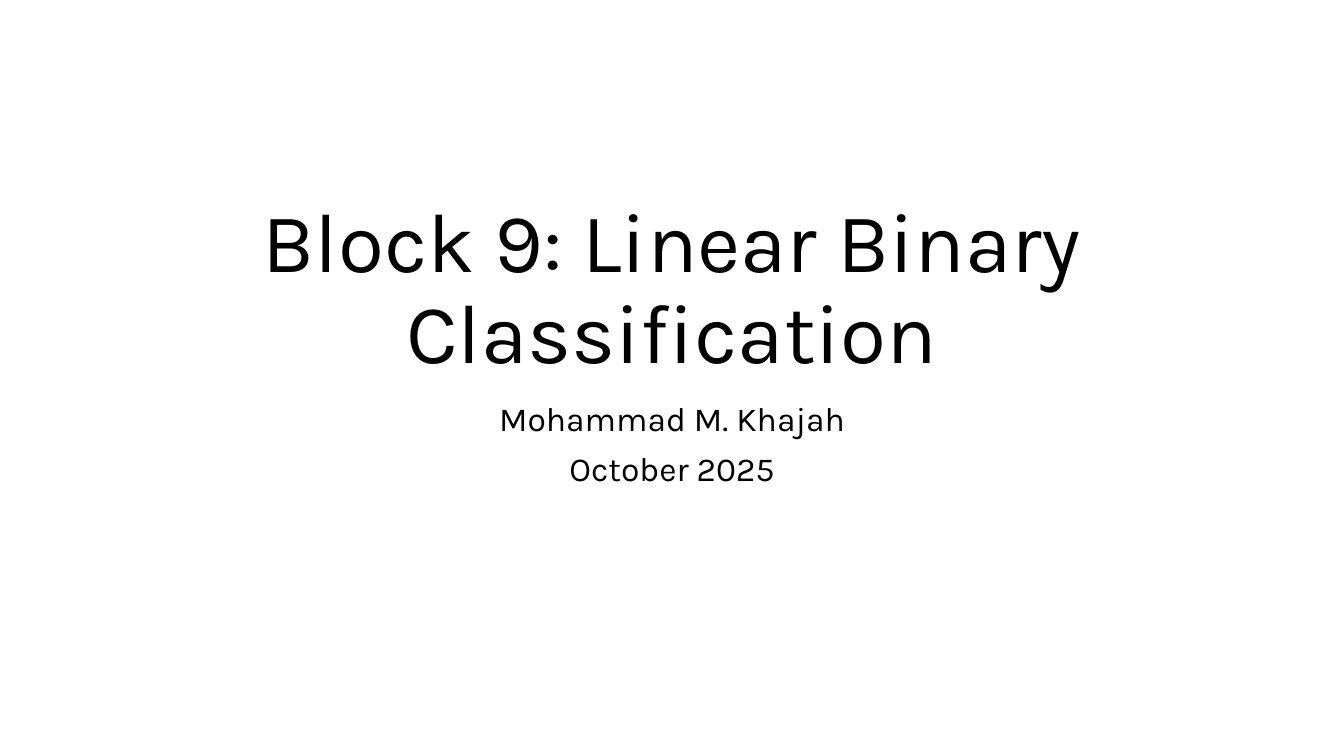
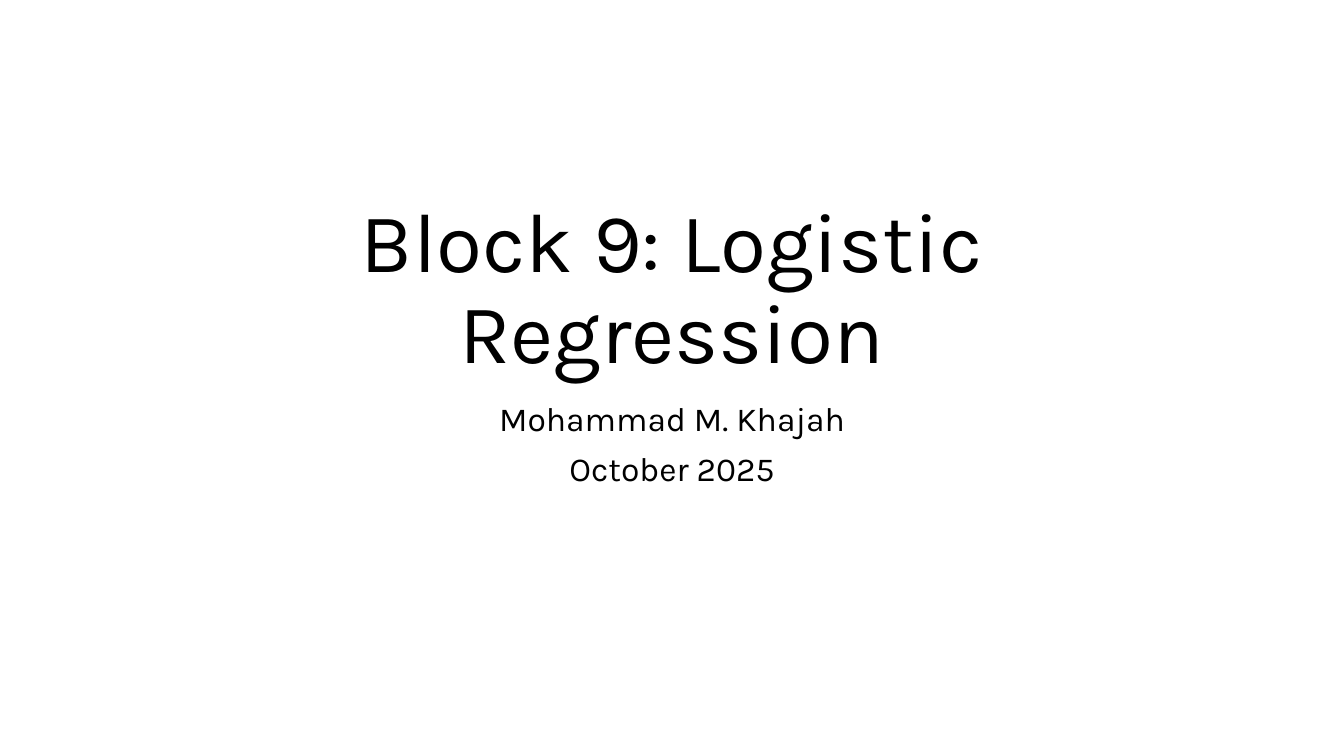
Before and after one commit to KISRDevelopment/python-ml-2025, a slide deck: slide 1 of slides/block9.pptx. Drawn at 1344x756 pixels with LibreOffice and Linux fonts; fonts in the diff are those of the drawing. Boxes give left, top, right and bottom in pixels: in the first picture for what was removed or moved away, otherwise in the second. Text is boxed around its words. In the diff, an @@ line names an element or a change of style, - is before the commit and + after.

```diff
--- a/slides/block9.pptx
+++ b/slides/block9.pptx
@@ title at bbox=[361, 214, 983, 383]: text changed @@
-Block 9: Linear Binary Classification
+Block 9: Logistic Regression
```
Also in this commit, not shown: 1 other slide changed, 4 other files.
